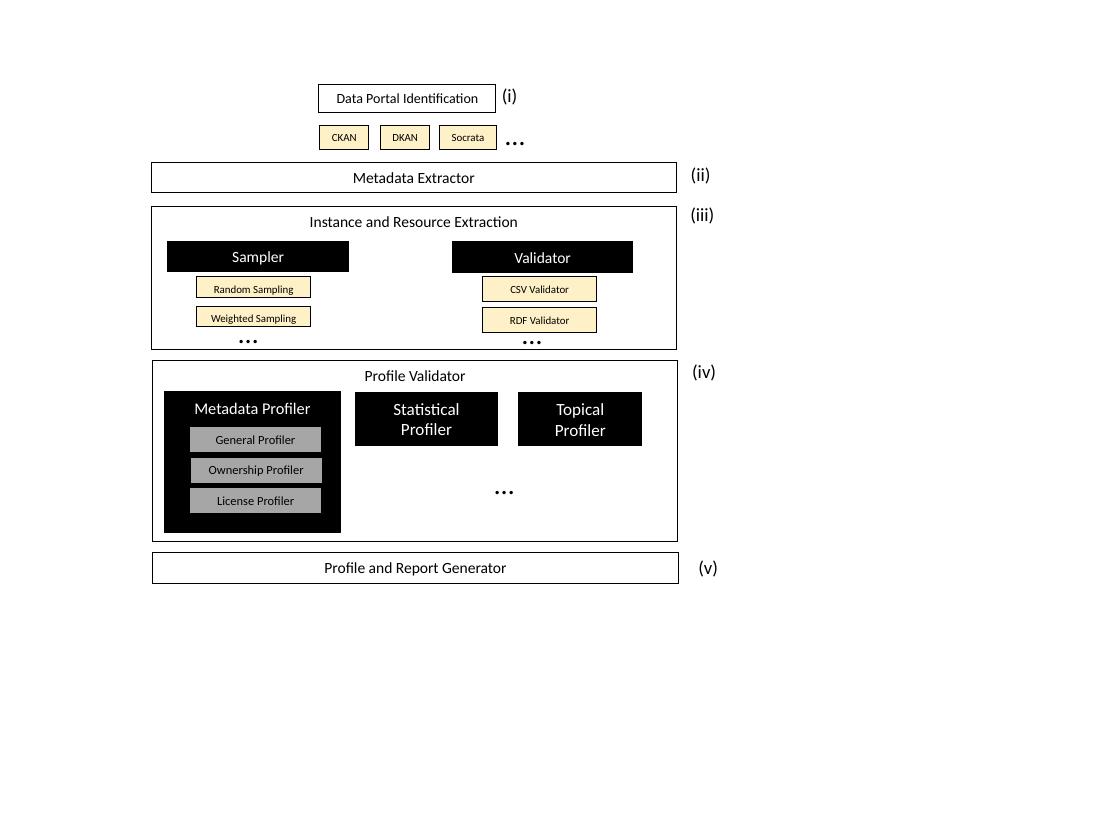
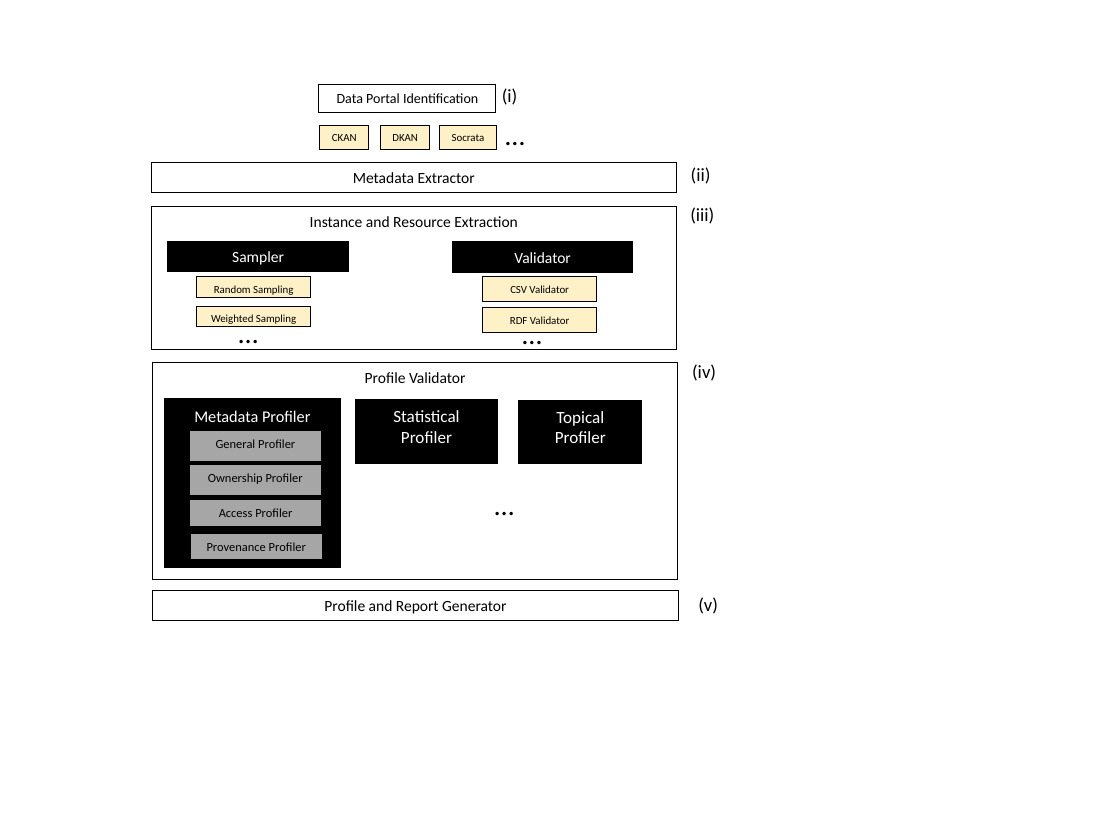
Before and after one commit to S-c-H-i-Z-o/PhD, a slide deck: slide 1 of Papers/An Extensible Framework to Validate and Build Dataset Profiles/figures/architecutre_diagram.pptx. Drawn at 1120x840 pixels with LibreOffice and Linux fonts; fonts in the diff are those of the drawing. Boxes give left, top, right and bottom in pixels: in the first picture for what was removed or moved away, otherwise in the second. Text is boxed around its words. In the diff, an @@ line names an element or a change of style, - is before the commit and + after.

Commit message:
updating arch diagram and fixing metadata extraction section

```diff
--- a/Papers/An Extensible Framework to Validate and Build Dataset Profiles/figures/architecutre_diagram.pptx
+++ b/Papers/An Extensible Framework to Validate and Build Dataset Profiles/figures/architecutre_diagram.pptx
@@ rectangle "Profile Validator": place and size @@
-rectangle "Profile Validator" at [152, 361, 678, 542]
+rectangle "Profile Validator" at [152, 362, 678, 579]
@@ text "Metadata Profiler": place and size @@
-text "Metadata Profiler" at [194, 402, 310, 414]
+text "Metadata Profiler" at [194, 410, 310, 422]
@@ rectangle: place and size @@
-rectangle at [165, 391, 342, 532]
+rectangle at [165, 399, 342, 568]
@@ rectangle "Statistical Profiler": place and size @@
-rectangle "Statistical Profiler" at [355, 392, 497, 445]
+rectangle "Statistical Profiler" at [355, 400, 497, 463]
@@ rectangle "Topical Profiler": place and size @@
-rectangle "Topical Profiler" at [519, 393, 642, 446]
+rectangle "Topical Profiler" at [519, 401, 642, 464]
@@ rectangle "General Profiler": place and size @@
-rectangle "General Profiler" at [189, 426, 321, 452]
+rectangle "General Profiler" at [189, 430, 321, 461]
@@ rectangle "Ownership Profiler": place and size @@
-rectangle "Ownership Profiler" at [190, 457, 323, 484]
+rectangle "Ownership Profiler" at [189, 465, 321, 496]
@@ rectangle "Access Profiler": place and size @@
-rectangle "Access Profiler" at [189, 487, 321, 514]
+rectangle "Access Profiler" at [189, 500, 321, 526]
@@ text in rectangle at [219, 508, 292, 517]: text changed @@
-License Profiler
+Access Profiler
@@ text "…" rewrapped from [484, 460, 526, 505] to [484, 482, 526, 535] @@
@@ rectangle added at [190, 533, 323, 560], fill #A6A6A6, outline #000000 0.75 pt, 8 pt, text #000000 @@
+Provenance Profiler
@@ rectangle "Profile and Report Generator": place and size @@
-rectangle "Profile and Report Generator" at [152, 553, 678, 584]
+rectangle "Profile and Report Generator" at [152, 590, 678, 620]
@@ text "(v)": place and size @@
-text "(v)" at [698, 560, 718, 577]
+text "(v)" at [698, 597, 718, 614]
```
Also in this commit, not shown: 3 other files.
